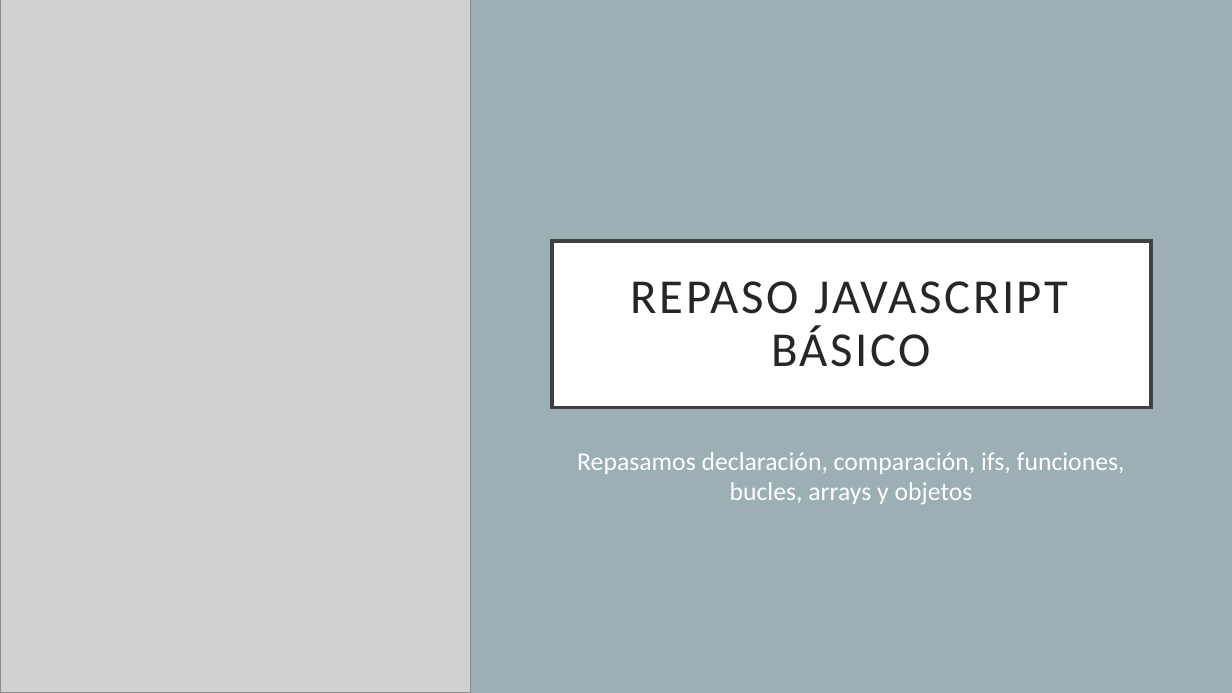
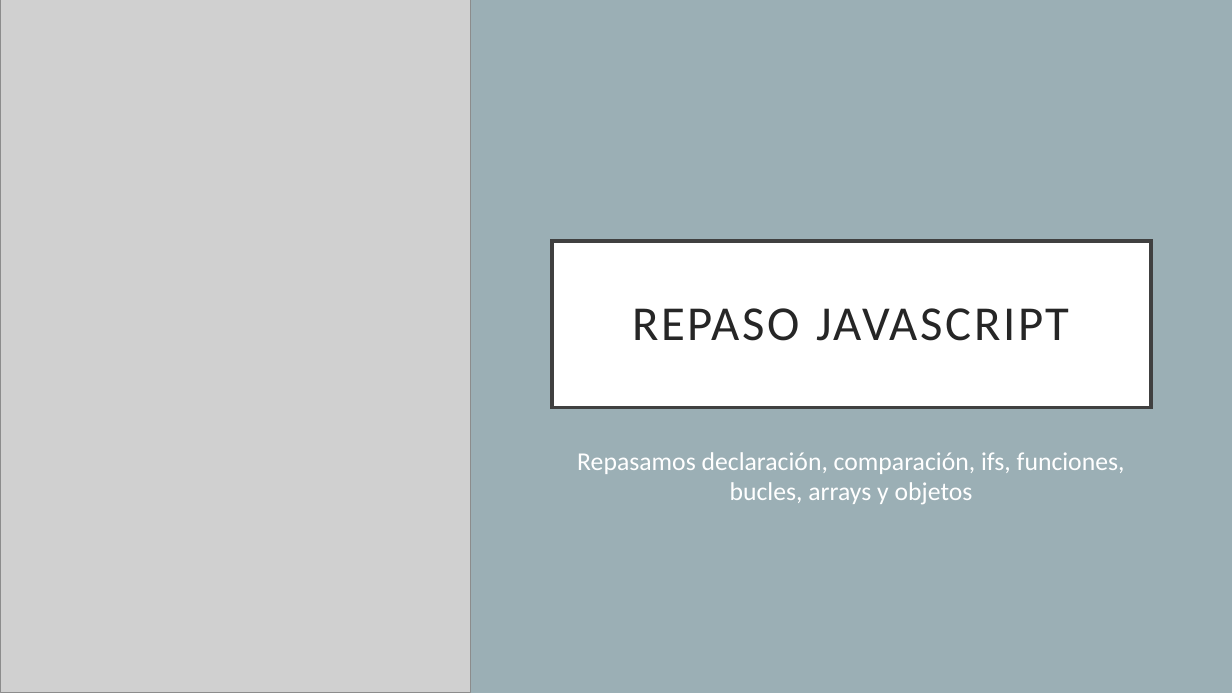
Before and after one commit to MZuran/Clase-Particular-Aplicativos, a slide deck: slide 1 of Documentos/1 - Javascript.pptx. Drawn at 1232x693 pixels with LibreOffice and Linux fonts; fonts in the diff are those of the drawing; grey boxes stand for pictures. Boxes give left, top, right and bottom in pixels: in the first picture for what was removed or moved away, otherwise in the second. Text is boxed around its words. In the diff, an @@ line names an element or a change of style, - is before the commit and + after.

```diff
--- a/Documentos/1 - Javascript.pptx
+++ b/Documentos/1 - Javascript.pptx
@@ title at <box>632,308,1069,341</box>: text changed @@
-REPASO JAVASCRIPT BÁSICO
+REPASO JAVASCRIPT
```
Also in this commit, not shown: 1 other slide changed, 4 other files.
